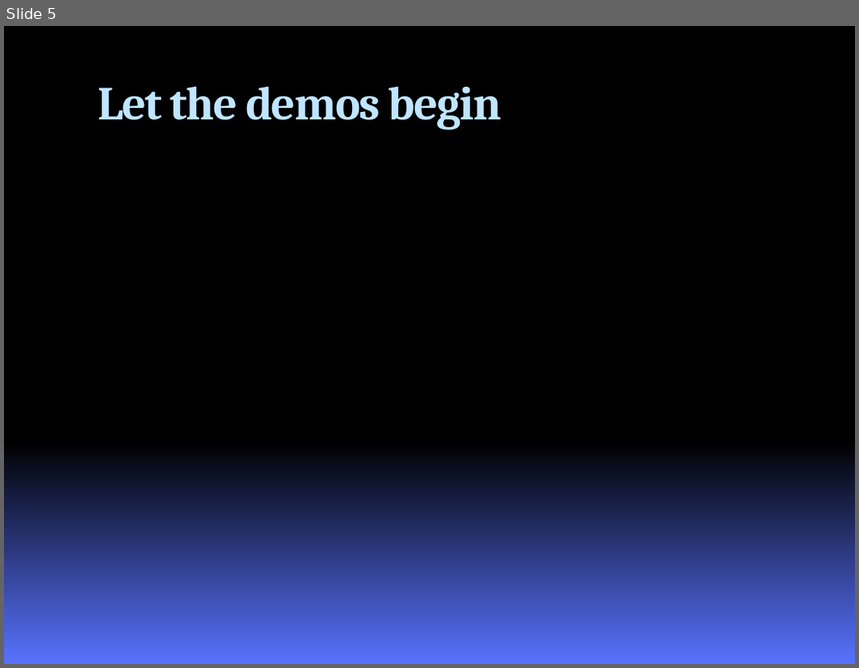
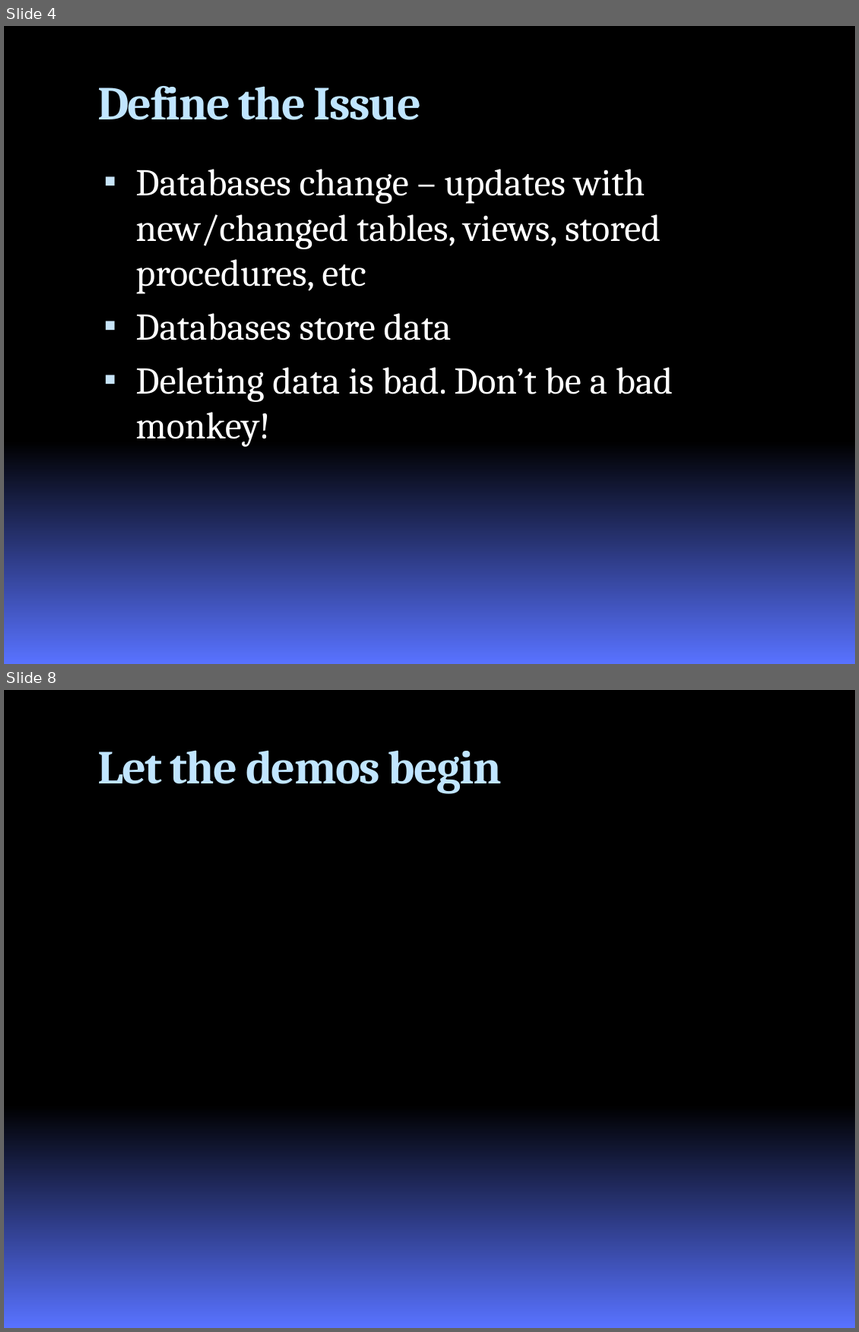
Before and after one commit to google-code-export/roundhouse, a slide deck: docs/RoundhousEPresentation.pptx. Shown one above the other, each under a label of ours: slide 5 before the commit, slides 4 and 8 after it; the slides between them are not shown. The pictures are 859x668 and 859x1332 pixels, drawn with LibreOffice and Linux fonts; fonts in the diff are those of the drawing; background and template pictures are left out. Boxes give left, top, right and bottom in pixels: in the first picture for what was removed or moved away, otherwise in the second. Text is boxed around its words. In the diff, an @@ line names an element or a change of style, - is before the commit and + after.

```diff
--- a/docs/RoundhousEPresentation.pptx
+++ b/docs/RoundhousEPresentation.pptx
@@ slide 4 added at (4,26,855,664), background gradient #000000 to #5972FF @@
@@ title added at (97,86,421,120), 40 pt, text #C0E5FF, bold @@
+Define the Issue
@@ text added at (135,169,673,447), 32 pt, text #FFFFFF @@
+▪ Databases change – updates with new/changed tables, views, stored procedures, etc
+▪ Databases store data
+▪ Deleting data is bad. Don’t be a bad monkey!
@@ what was slide 5 is now slide 8 @@
```
Also in this commit, not shown: 4 slides changed, 3 other slides added, 1 slide removed, 19 other files.
